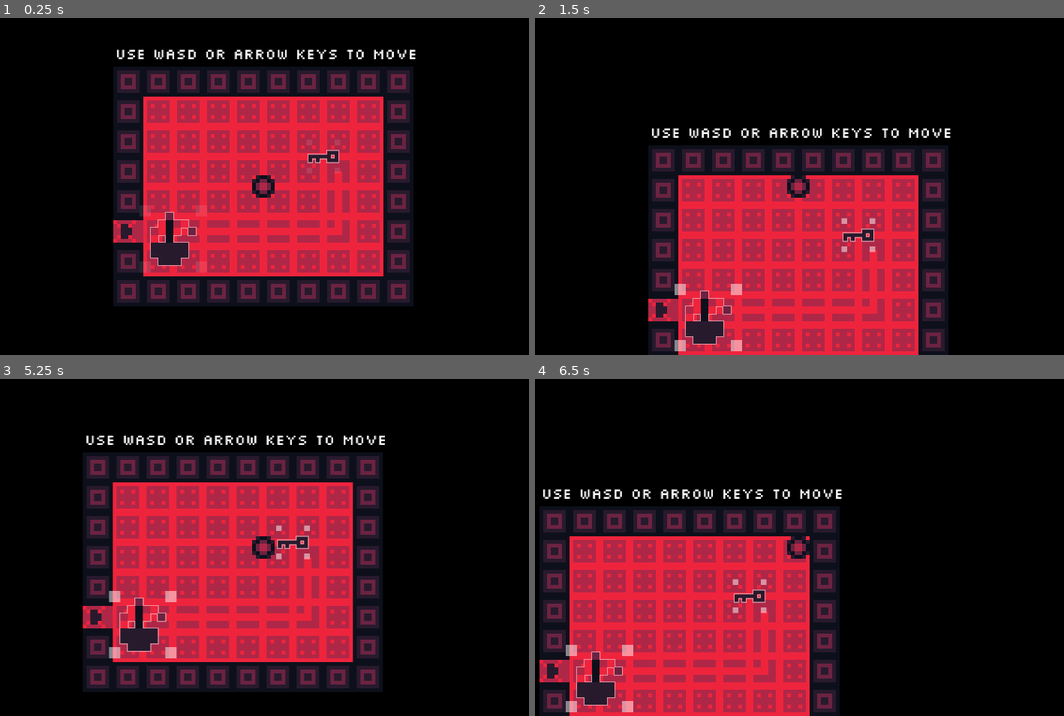
Above: before the commit, frames 1-4 (two rows, left to right).
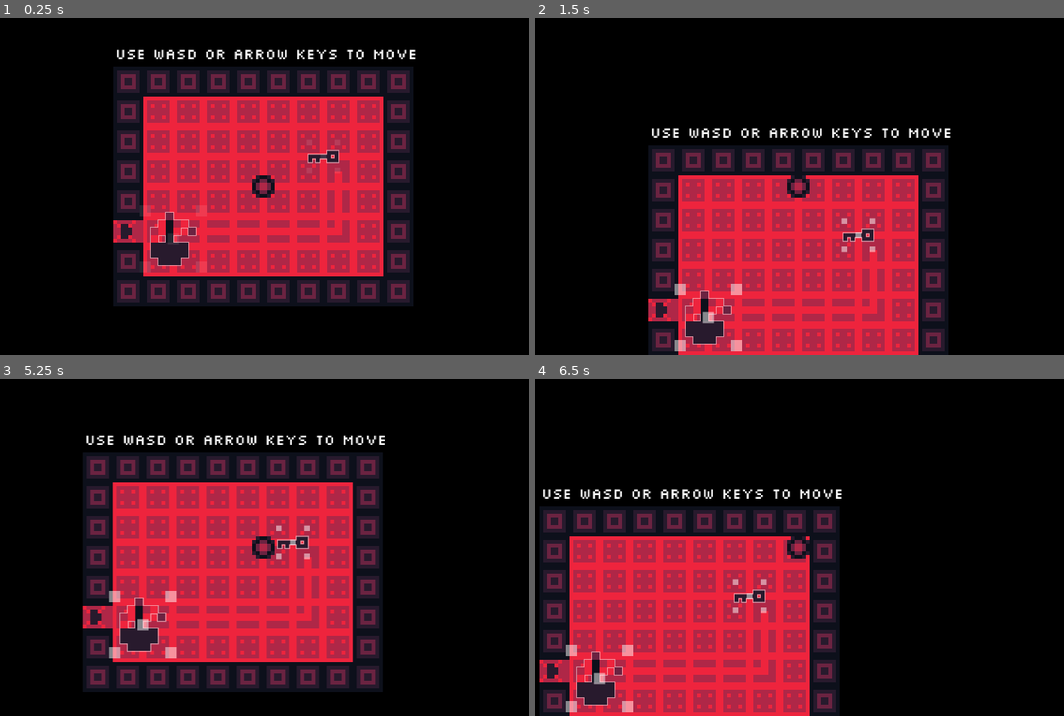
Above: after the commit, the same moments.

Repository: GriffinBaxter/Scaled-To-Nothing
Game: Godot game, scene res://Scenes/main.tscn
Two runs of this game, one before a commit and one after it. Both use one fixed random seed, a clock stepped at 60 frames per second and the inputs below.
Inputs (mouse positions are in pixels of both pictures, inside the frame that each line leads up to):
- Up to frame 1 (0.25 s): no input
- Up to frame 2 (1.5 s): tap Enter at 0.5 s; move the mouse to (857, 156) at 0.52 s; press the mouse at (857, 156) at 0.53 s; hold W (up) from 0.53 s (still down); tap Space at 1.25 s; move the mouse to (709, 317) at 1.27 s; release the mouse at (709, 317) at 1.28 s; click (709, 317) at 1.35 s
- Up to frame 3 (5.25 s): tap Enter at 2 s; move the mouse to (84, 496) at 2.02 s; release W (up) at 2.03 s; press the mouse at (84, 496) at 2.03 s; hold A (left) 2.03-3.53 s; move the mouse to (290, 547) at 2.77 s; release the mouse at (290, 547) at 2.78 s; click (290, 547) at 2.85 s; tap Space at 3.5 s; move the mouse to (174, 463) at 3.52 s; press the mouse at (174, 463) at 3.53 s; hold S (down) 3.53-4.28 s; move the mouse to (396, 530) at 4.27 s; release the mouse at (396, 530) at 4.28 s; hold D (right) 4.28-5.03 s; click (396, 530) at 4.35 s; move the mouse to (142, 564) at 5.02 s; press the mouse at (142, 564) at 5.03 s; hold W (up) from 5.03 s (still down)
- Up to frame 4 (6.5 s): move the mouse to (857, 473) at 5.77 s; release W (up) at 5.78 s; release the mouse at (857, 473) at 5.78 s; hold D (right) from 5.78 s (still down); click (857, 473) at 5.85 s

The runs differ from the first frame. In frame 2, 0.1% of the frame differs, in the area x 31-62%, y 63-91%; in frame 3, less than 0.1%; in frame 4, 0.1%.

Commit message:
Add ability to move objects without scaling

Diff:
--- a/Scenes/key.tscn
+++ b/Scenes/key.tscn
@@ -60,6 +60,7 @@
 script = ExtResource("1_e3fqv")
 
 [node name="Sprite2D" type="Sprite2D" parent="."]
+z_index = -1
 material = SubResource("ShaderMaterial_3ang8")
 texture = ExtResource("1_v5l44")
 region_enabled = true
--- a/Scenes/main.tscn
+++ b/Scenes/main.tscn
@@ -75,11 +75,13 @@
 [node name="Node2D" type="Node2D" parent="."]
 
 [node name="TileMapLayer1" type="TileMapLayer" parent="Node2D"]
+z_index = -1
 scale = Vector2(4, 4)
 tile_map_data = PackedByteArray("AAD/////AQAAAAAAAAD//wAAAQAAAAAAAAAAAAAAAQAAAAAAAAAAAP//AQAAAAAAAAABAP//AQAAAAAAAAABAA …(1200 unchanged characters)…
 tile_set = SubResource("TileSet_8iq43")
 
 [node name="TileMapLayer2" type="TileMapLayer" parent="Node2D"]
+z_index = -1
 scale = Vector2(4, 4)
 tile_map_data = PackedByteArray("AAD7//3/AQABAAAAAAD7//7/AQABAAAAAAD7////AQABAAAAAAD7/wAAAQABAAAAAAD7//z/AQABAAAAAAD7/w …(1616 unchanged characters)…
 tile_set = SubResource("TileSet_8iq43")
--- a/Scenes/plant.tscn
+++ b/Scenes/plant.tscn
@@ -60,6 +60,7 @@
 script = ExtResource("1_3c75b")
 
 [node name="Sprite2D" type="Sprite2D" parent="."]
+z_index = -1
 material = SubResource("ShaderMaterial_fqu1x")
 texture = ExtResource("1_4s427")
 region_enabled = true
--- a/Scripts/object_scaling.gd
+++ b/Scripts/object_scaling.gd
@@ -1,9 +1,10 @@
 extends Area2D
 
-enum CornerPos { NONE, TOP_LEFT, TOP_RIGHT, BOTTOM_LEFT, BOTTOM_RIGHT }
+enum CornerPos { NONE, TOP_LEFT, TOP_RIGHT, BOTTOM_LEFT, BOTTOM_RIGHT, MIDDLE }
 
 const SCALE_SPEED = 0.1
 const POSITION_OFFSET = 3.25
+const CORNER_SELECT_OFFSET = 12.0
 
 @export_range(0.1, 1., 0.1) var min_scale = 0.5
 @export_range(1., 3., 0.1) var max_scale = 2.
@@ -23,6 +24,13 @@
 	const ACTIVE_COLOR = Color(1, 1, 1, 1)
 	var color = Color(1, 1, 1, 0.5) if mouse_entered_object else Color(1, 1, 1, 0.1)
 	draw_set_transform(Vector2(-position.x, -position.y))
+
+	# middle
+	var middle_rect = Rect2(
+		Vector2(global_position.x - SQUARE_SIZE.x / 2, global_position.y - SQUARE_SIZE.y / 2),
+		SQUARE_SIZE
+	)
+	draw_rect(middle_rect, ACTIVE_COLOR if selected_corner == CornerPos.MIDDLE else color)
 
 	# top left
 	var top_left_rect = Rect2(
@@ -60,10 +68,19 @@
 		var to_move_position = Vector2(0, 0)
 		var global_mouse_position = get_global_mouse_position()
 
+		# middle
+		if (
+			-CORNER_SELECT_OFFSET <= (global_mouse_position - global_position).x
+			and (global_mouse_position - global_position).x <= CORNER_SELECT_OFFSET
+			and -CORNER_SELECT_OFFSET <= (global_mouse_position - global_position).y
+			and (global_mouse_position - global_position).y <= CORNER_SELECT_OFFSET
+		):
+			update_corner(CornerPos.MIDDLE)
+
 		# top left
-		if (
-			(global_mouse_position - global_position).x < 0
-			and (global_mouse_position - global_position).y < 0
+		elif (
+			(global_mouse_position - global_position).x < -CORNER_SELECT_OFFSET
+			and (global_mouse_position - global_position).y < -CORNER_SELECT_OFFSET
 		):
 			update_corner(CornerPos.TOP_LEFT)
 			scale_amount *= -event.relative.x - event.relative.y
@@ -71,8 +88,8 @@
 
 		# top right
 		elif (
-			(global_mouse_position - global_position).x > 0
-			and (global_mouse_position - global_position).y < 0
+			(global_mouse_position - global_position).x > CORNER_SELECT_OFFSET
+			and (global_mouse_position - global_position).y < -CORNER_SELECT_OFFSET
 		):
 			update_corner(CornerPos.TOP_RIGHT)
 			scale_amount *= event.relative.x - event.relative.y
@@ -80,8 +97,8 @@
 
 		# bottom left
 		elif (
-			(global_mouse_position - global_position).x < 0
-			and (global_mouse_position - global_position).y > 0
+			(global_mouse_position - global_position).x < -CORNER_SELECT_OFFSET
+			and (global_mouse_position - global_position).y > CORNER_SELECT_OFFSET
 		):
 			update_corner(CornerPos.BOTTOM_LEFT)
 			scale_amount *= -event.relative.x + event.relative.y
@@ -89,8 +106,8 @@
 
 		# bottom right
 		elif (
-			(global_mouse_position - global_position).x > 0
-			and (global_mouse_position - global_position).y > 0
+			(global_mouse_position - global_position).x > CORNER_SELECT_OFFSET
+			and (global_mouse_position - global_position).y > CORNER_SELECT_OFFSET
 		):
 			update_corner(CornerPos.BOTTOM_RIGHT)
 			scale_amount *= event.relative.x + event.relative.y
@@ -102,7 +119,9 @@
 
 		if Input.is_action_pressed("left_mouse"):
 			var to_scale = Vector2(scale_amount, scale_amount)
-			if scale + to_scale > original_scale * max_scale:
+			if selected_corner == CornerPos.MIDDLE:
+				position = global_mouse_position
+			elif scale + to_scale > original_scale * max_scale:
 				scale = original_scale * max_scale
 			elif scale + to_scale < original_scale * min_scale:
 				scale = original_scale * min_scale
